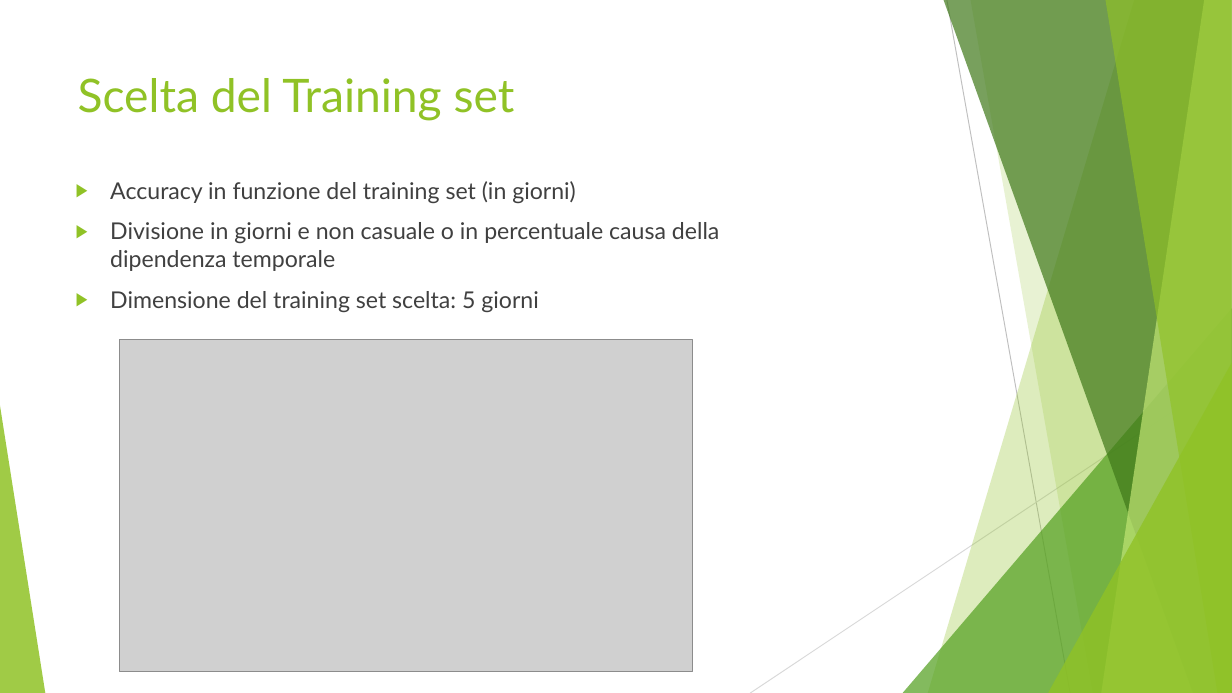
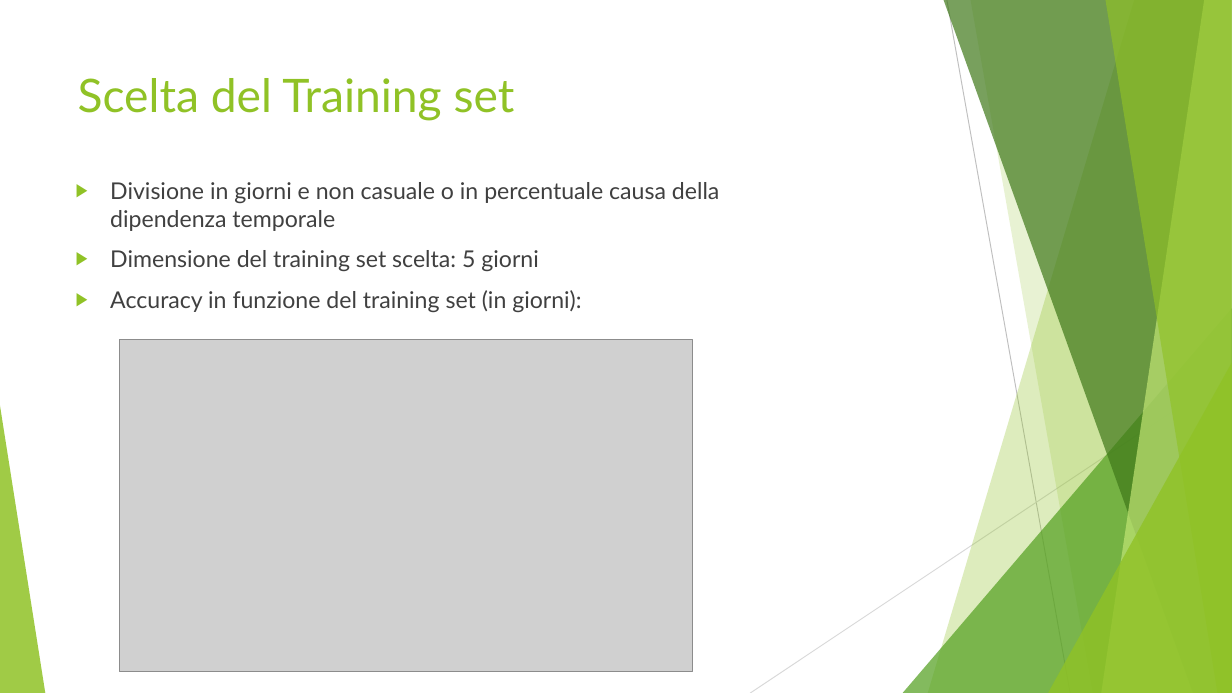
Before and after one commit to CostantiniMatteo/progetto-mpd, a slide deck: slide 9 of presentazione.pptx (slide 7 before the commit). Drawn at 1232x693 pixels with LibreOffice and Linux fonts; fonts in the diff are those of the drawing; grey boxes stand for pictures. Boxes give left, top, right and bottom in pixels: in the first picture for what was removed or moved away, otherwise in the second. Text is boxed around its words. In the diff, an @@ line names an element or a change of style, - is before the commit and + after.

```diff
--- a/presentazione.pptx
+++ b/presentazione.pptx
@@ text at <box>110,181,576,203</box>: paragraph removed @@
-▶ Accuracy in funzione del training set (in giorni)
@@ text at <box>110,290,581,312</box>: paragraph added @@
+▶ Accuracy in funzione del training set (in giorni):
```
Also in this commit, not shown: 2 other slides changed, 2 slides added.
